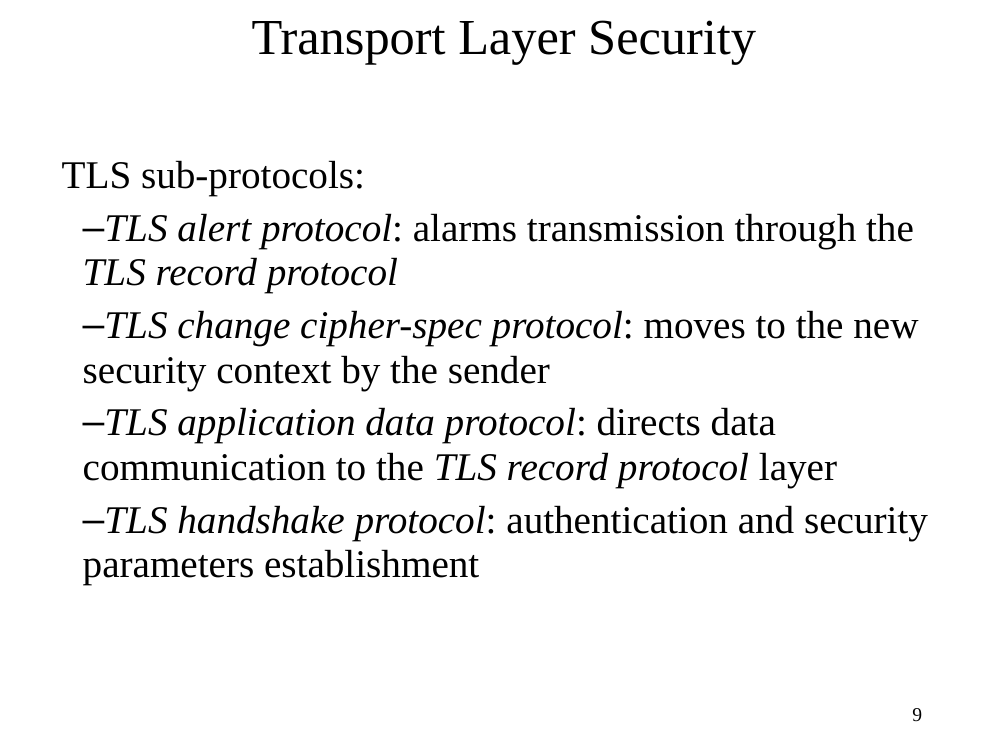
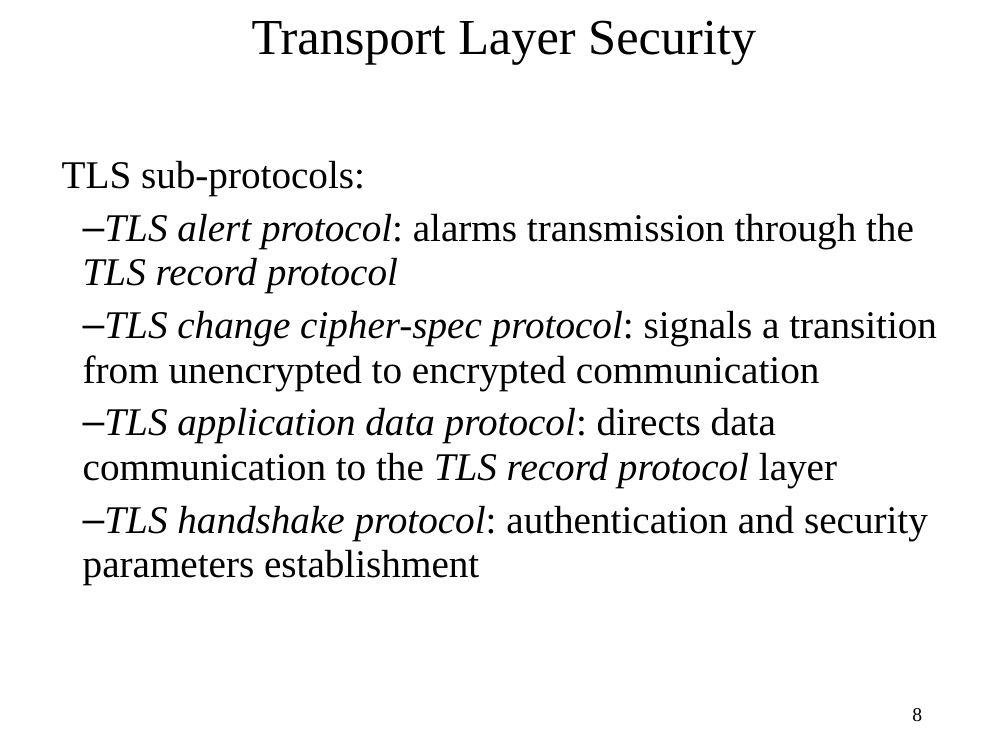
Before and after one commit to cs-uob/COMS20012, a slide deck: slide 8 of docs/lectures/2026/Week 5 - Security protocols and Private Network.pptx (slide 9 before the commit). Drawn at 1008x756 pixels with LibreOffice and Linux fonts; fonts in the diff are those of the drawing. Boxes give left, top, right and bottom in pixels: in the first picture for what was removed or moved away, otherwise in the second. Text is boxed around its words. In the diff, an @@ line names an element or a change of style, - is before the commit and + after.

```diff
--- a/docs/lectures/2026/Week 5 - Security protocols and Private Network.pptx
+++ b/docs/lectures/2026/Week 5 - Security protocols and Private Network.pptx
@@ text at [83,310,937,390]: text changed @@
-  – TLS change cipher-spec protocol: moves to the new security context by the sender
+  – TLS change cipher-spec protocol: signals a transition from unencrypted to encrypted communication
@@ page number at [912,708,922,722]: text changed @@
-9
+8
```
Also in this commit, not shown: 8 other slides changed, 1 slide removed.
